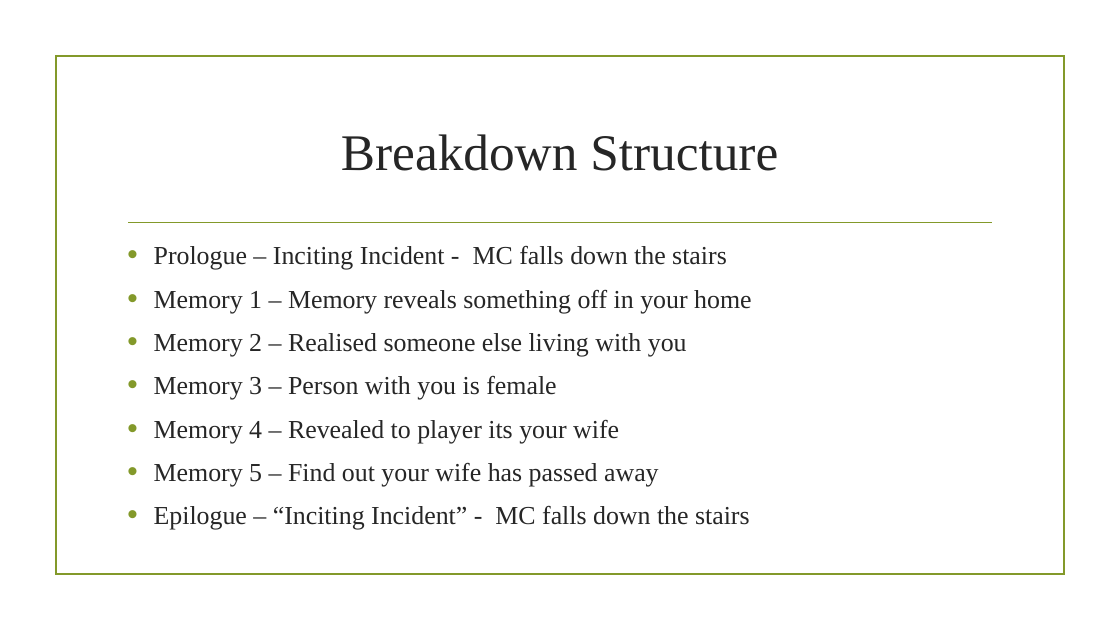
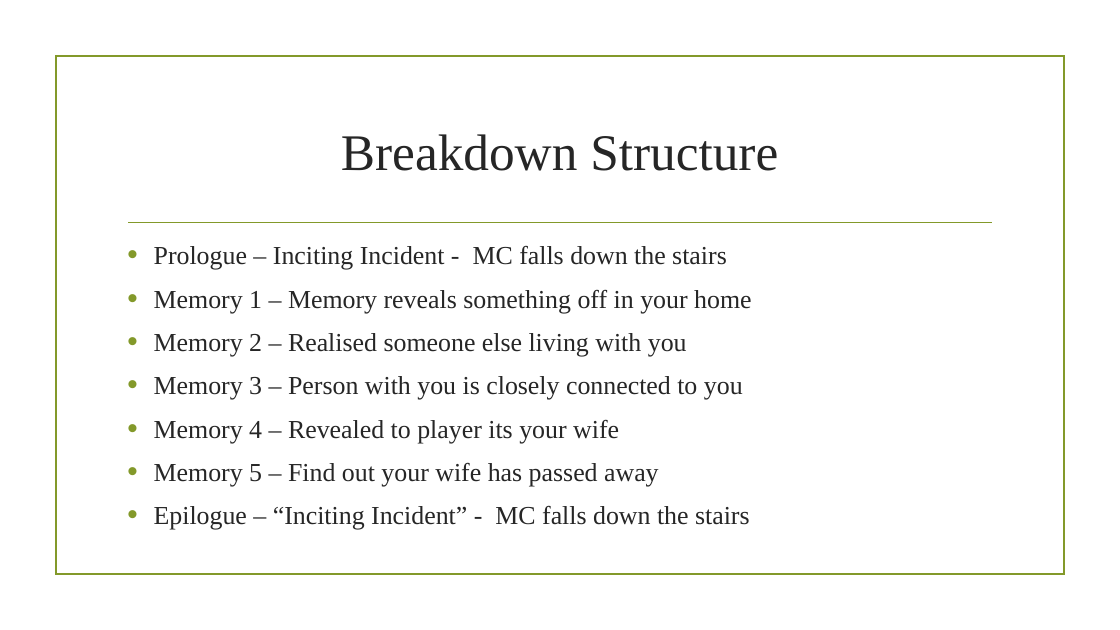
Before and after one commit to UoSGamesGroups/level-6-l6-group-1, a slide deck: slide 5 of Presentation/Presentation_Matt_Aaron.pptx. Drawn at 1120x630 pixels with LibreOffice and Linux fonts; fonts in the diff are those of the drawing; background and template pictures are left out. Boxes give left, top, right and bottom in pixels: in the first picture for what was removed or moved away, otherwise in the second. Text is boxed around its words. In the diff, an @@ line names an element or a change of style, - is before the commit and + after.

```diff
--- a/Presentation/Presentation_Matt_Aaron.pptx
+++ b/Presentation/Presentation_Matt_Aaron.pptx
@@ text at box(154, 376, 743, 400): text changed @@
-• Memory 3 – Person with you is female
+• Memory 3 – Person with you is closely connected to you
```
Also in this commit, not shown: 4 other slides changed, 1 other file.
